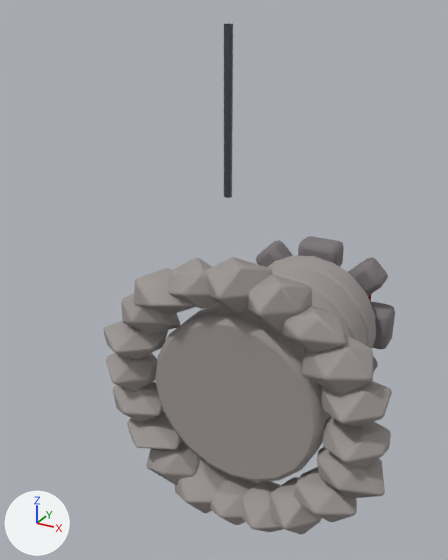
What one commit did to the glTF model models/buildings/tower.glb.
The view is the same before and after, from a 50 mm lens placed at (3.06, -5.64, 4.54), pointed at (-0.48, 0.78, 1.33). The axes (+X, +Y, +Z) are drawn at lower left. The lights are the same throughout. The first picture is the older version. Where no turn or scale is listed for an object, it has been applied to the vertices.

In view in the first picture: 'FoundationStone_0', 'FoundationStone_1', 'FoundationStone_18', 'FoundationStone_19', 'FoundationStone_2', 'FoundationStone_3', 'FoundationStone_4', 'FoundationStone_5', 'FoundationStone_6', 'TowerCourse_0', 'TowerCourse_3', 'TowerCourse_4' and 18 more.
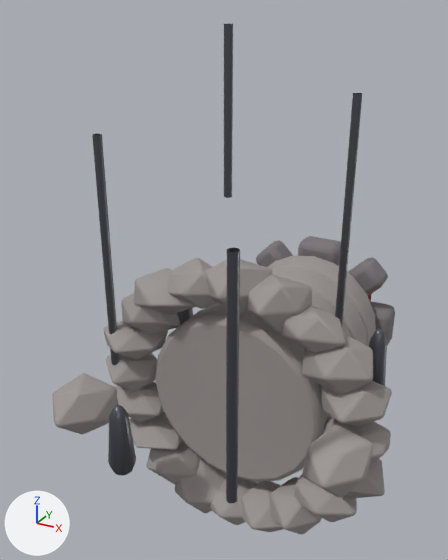
Where the change shows, as pixel boxes [x1, y1, x2, y2] in the pictures (448 x 560 px):
'L2Foundation', added
    after: [302, 425, 373, 497]
'L3Spire', added
    after: [226, 248, 240, 503]
'L5Foundation', added
    after: [52, 373, 118, 434]
'L9Spire', added
    after: [335, 93, 362, 325]
'L6Spire', added
    after: [92, 134, 119, 365]
'L4Relic', added
    after: [108, 404, 136, 476]
'L10Relic', added
    after: [369, 327, 387, 386]
'L7Relic', added (mostly hidden)
    after: [176, 308, 193, 329]
'FoundationStone_19', unchanged, covered by the edit
    before: [317, 447, 385, 498]
    after: [346, 459, 385, 498]

The change, as a list of edits to the scene's bpy script:
```text
Add me_l10relic:
    me_l10relic.from_pydata(...)  # 78 vertices, 133 faces; spans x 1.474..1.755, y 0.444..0.726, z 0.2..1.274
    me_l10relic.materials.append(mat_iron)  # dark grey #5f6169
Add me_l9spire_003:
    me_l9spire_003.from_pydata(...)  # 130 vertices, 240 faces; spans x 0.81..0.92, y 1.44..1.54, z 0.15..3.65
    me_l9spire_003.materials.append(mat_iron)  # dark grey #5f6169
Add me_l7relic:
    me_l7relic.from_pydata(...)  # 78 vertices, 133 faces; spans x -1.457..-1.176, y 0.971..1.25, z 0.2..1.134
    me_l7relic.materials.append(mat_iron)  # dark grey #5f6169
Add me_l6spire_003:
    me_l6spire_003.from_pydata(...)  # 130 vertices, 240 faces; spans x -1.77..-1.66, y -0.05..0.05, z 0.15..3.2
    me_l6spire_003.materials.append(mat_iron)  # dark grey #5f6169
Add me_icosphere_021:
    me_icosphere_021.from_pydata(...)  # 108 vertices, 212 faces; spans x -0.4..0.349, y -0.447..0.405, z -0.303..0.305
    me_icosphere_021.materials.append(mat_stone_light)  # grey #9e9795
Add me_l4relic:
    me_l4relic.from_pydata(...)  # 78 vertices, 133 faces; spans x -0.437..-0.157, y -1.835..-1.554, z 0.2..0.994
    me_l4relic.materials.append(mat_iron)  # dark grey #5f6169
Add me_l3spire_003:
    me_l3spire_003.from_pydata(...)  # 130 vertices, 240 faces; spans x 0.8..0.91, y -1.54..-1.44, z 0.15..2.75
    me_l3spire_003.materials.append(mat_iron)  # dark grey #5f6169
Add me_icosphere_020:
    me_icosphere_020.from_pydata(...)  # 110 vertices, 216 faces; spans x -0.313..0.315, y -0.443..0.401, z -0.305..0.293
    me_icosphere_020.materials.append(mat_stone_light)  # grey #9e9795
Add ob_l10relic:
    ob_l10relic = bpy.data.objects.new('L10Relic', me_l10relic)
    ob_l10relic.location = (0.0, 0.0, 0.0)
Add ob_l9spire:
    ob_l9spire = bpy.data.objects.new('L9Spire', me_l9spire_003)
    ob_l9spire.location = (0.0, 0.0, 0.0)
Add ob_l7relic:
    ob_l7relic = bpy.data.objects.new('L7Relic', me_l7relic)
    ob_l7relic.location = (0.0, 0.0, 0.0)
Add ob_l6spire:
    ob_l6spire = bpy.data.objects.new('L6Spire', me_l6spire_003)
    ob_l6spire.location = (0.0, 0.0, 0.0)
Add ob_l5foundation:
    ob_l5foundation = bpy.data.objects.new('L5Foundation', me_icosphere_021)
    ob_l5foundation.location = (-1.32, -1.1, 0.28)
Add ob_l4relic:
    ob_l4relic = bpy.data.objects.new('L4Relic', me_l4relic)
    ob_l4relic.location = (0.0, 0.0, 0.0)
Add ob_l3spire:
    ob_l3spire = bpy.data.objects.new('L3Spire', me_l3spire_003)
    ob_l3spire.location = (0.0, 0.0, 0.0)
Add ob_l2foundation:
    ob_l2foundation = bpy.data.objects.new('L2Foundation', me_icosphere_020)
    ob_l2foundation.location = (1.62, -0.59, 0.28)
```
